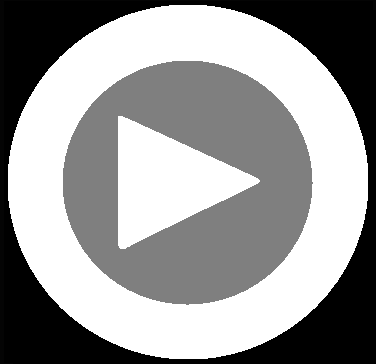
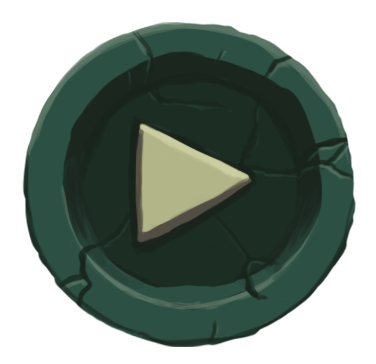
Layered file, before and after one edit (376×364). Changes by layer:
removed layer "Camada 2" over box(4, 1, 373, 363)
removed layer "Camada 1" over box(0, 0, 376, 364)
added layer "Layer 1 copy" above "Layer 1" over box(22, 21, 357, 347)
renamed "Plano de Fundo" to "Background", hid it, painted on it over box(0, 0, 376, 364)
